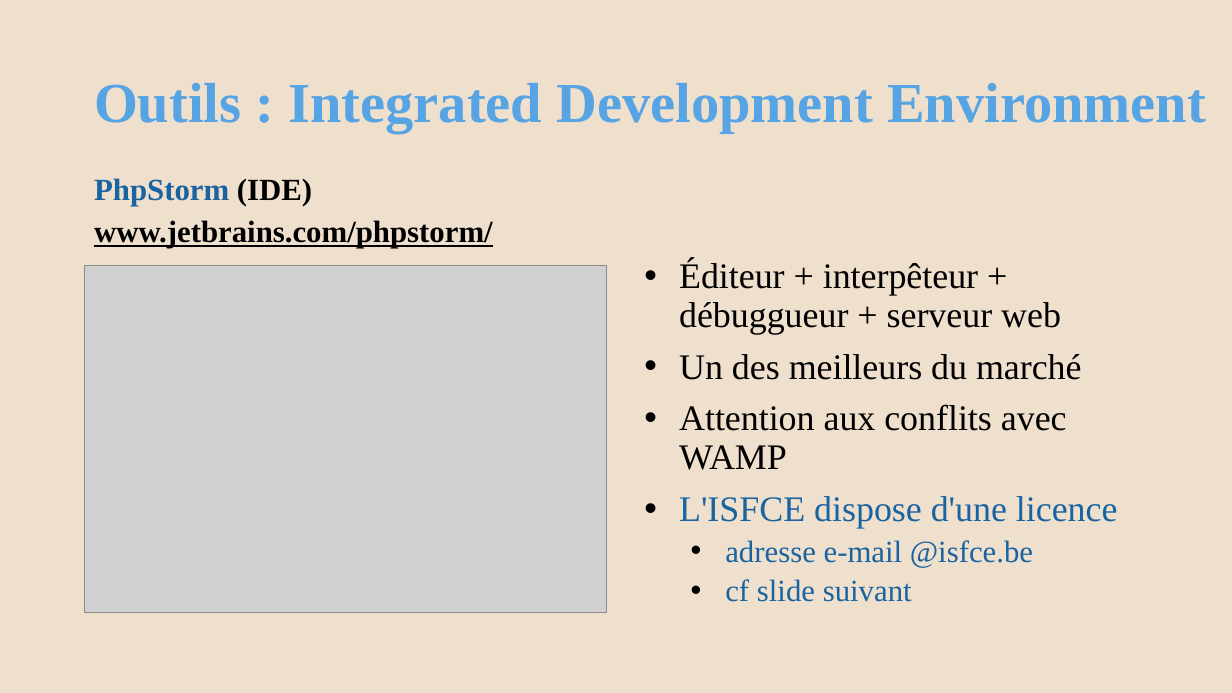
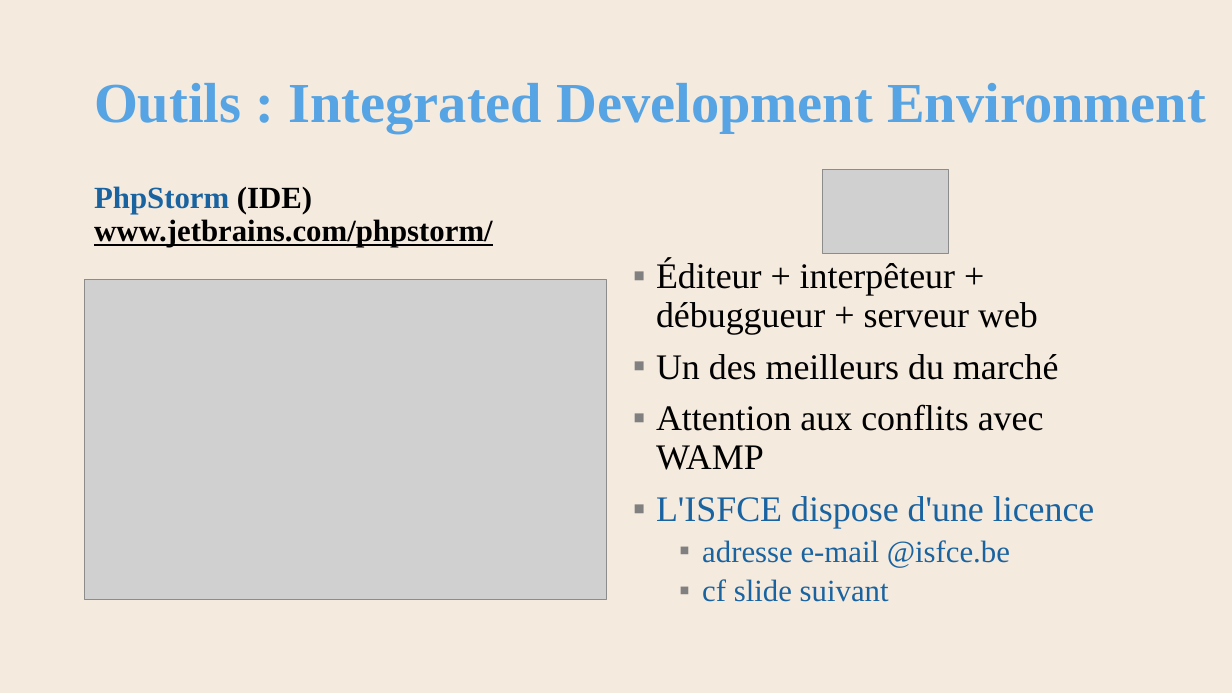
Before and after one commit to AlainWafflard/4IPW3, a slide deck: slide 9 of syllabus/03_outillage/syllabus_03_outils.pptx. Drawn at 1232x693 pixels with LibreOffice and Linux fonts; fonts in the diff are those of the drawing; grey boxes stand for pictures; background and template pictures are left out. Boxes give left, top, right and bottom in pixels: in the first picture for what was removed or moved away, otherwise in the second. Text is boxed around its words. In the diff, an @@ line names an element or a change of style, - is before the commit and + after.

```diff
--- a/syllabus/03_outillage/syllabus_03_outils.pptx
+++ b/syllabus/03_outillage/syllabus_03_outils.pptx
@@ background #EFDFCD to #F5EADE @@
@@ picture: place and size @@
-picture at box(85, 266, 606, 613)
+picture at box(823, 170, 948, 253)
@@ text at box(94, 186, 493, 247): text changed @@
-PhpStorm (IDE)
-www.jetbrains.com/phpstorm/
+PhpStorm (IDE)
+www.jetbrains.com/phpstorm/
@@ text "Éditeur + interpêteur + débuggueur ..." at box(656, 261, 1094, 602): bullet • to ▪; bullet colour #000000 to #808080 @@
@@ picture added at box(85, 279, 606, 600) @@
```
Also in this commit, not shown: 32 other slides changed, 23 other files.
